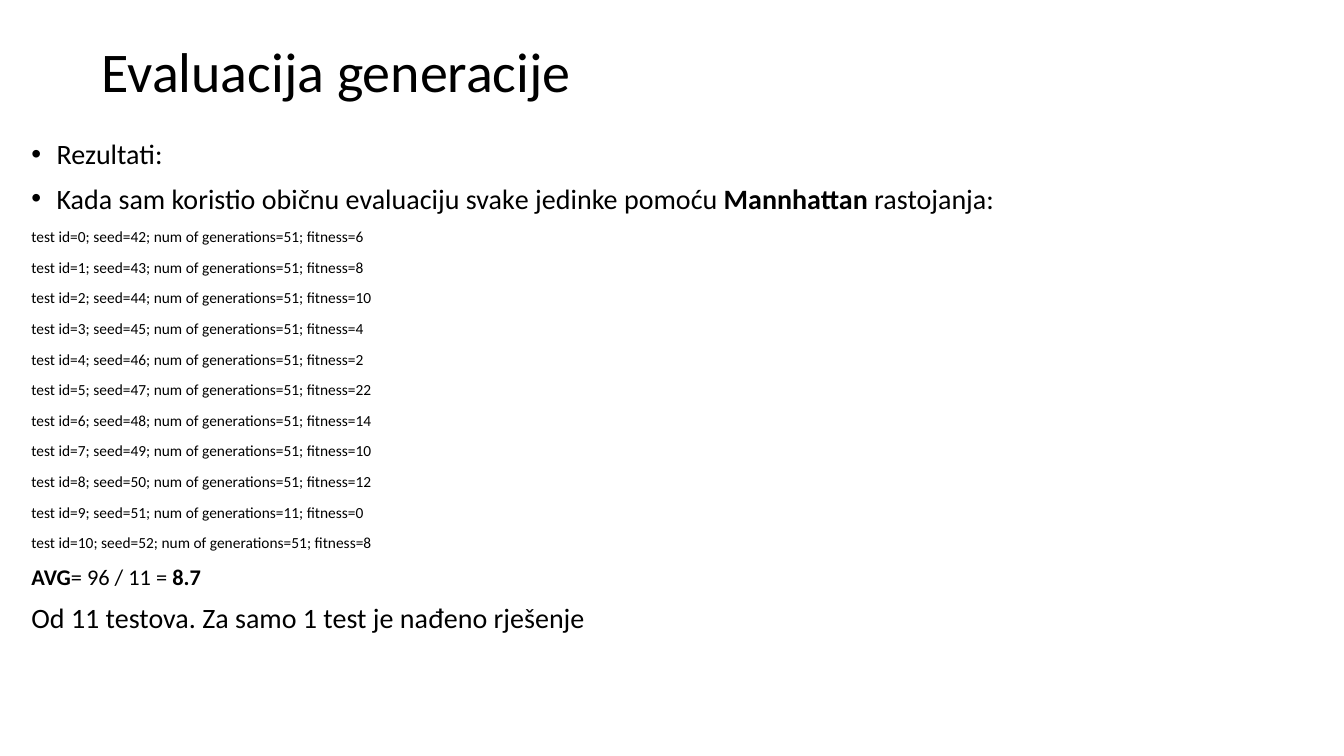
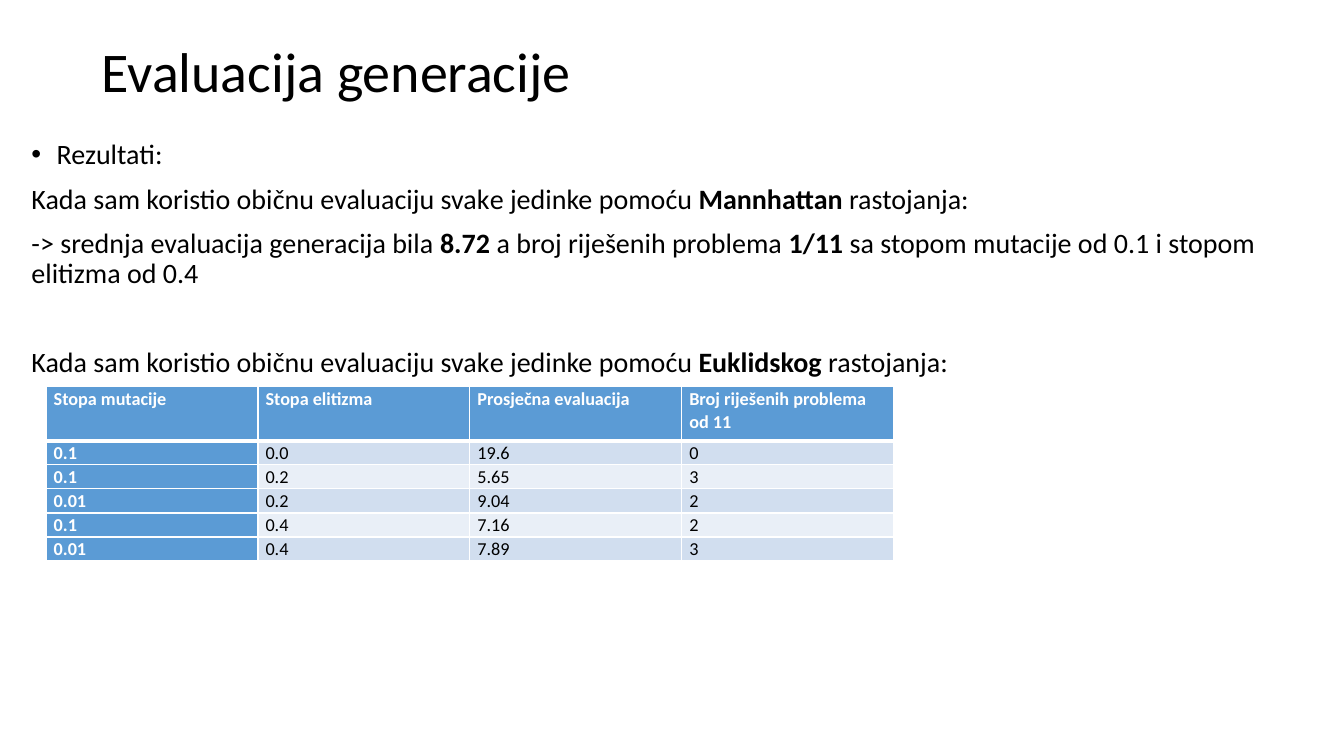
Before and after one commit to LopD/GeneticAlgorithmMazeSolver, a slide deck: slide 14 of Lavirint - Pronalazak izlaza iz lavirinta primenom genetskog.pptx (slide 16 before the commit). Drawn at 1344x756 pixels with LibreOffice and Linux fonts; fonts in the diff are those of the drawing. Boxes give left, top, right and bottom in pixels: in the first picture for what was removed or moved away, otherwise in the second. Text is boxed around its words. In the diff, an @@ line names an element or a change of style, - is before the commit and + after.

```diff
--- a/Lavirint - Pronalazak izlaza iz lavirinta primenom genetskog.pptx
+++ b/Lavirint - Pronalazak izlaza iz lavirinta primenom genetskog.pptx
@@ text at <box>31,189,969,214</box>: bullet • to none @@
@@ text at <box>31,233,1254,377</box>: text changed; size 11 to 20 pt @@
-test id=0; seed=42; num of generations=51; fitness=6
-test id=1; seed=43; num of generations=51; fitness=8
-test id=2; seed=44; num of generations=51; fitness=10
-test id=3; seed=45; num of generations=51; fitness=4
-test id=4; seed=46; num of generations=51; fitness=2
-test id=5; seed=47; num of generations=51; fitness=22
-test id=6; seed=48; num of generations=51; fitness=14
-test id=7; seed=49; num of generations=51; fitness=10
-test id=8; seed=50; num of generations=51; fitness=12
-test id=9; seed=51; num of generations=11; fitness=0
-test id=10; seed=52; num of generations=51; fitness=8
-AVG= 96 / 11 = 8.7
-Od 11 testova. Za samo 1 test je nađeno rješenje
+-> srednja evaluacija generacija bila 8.72 a broj riješenih problema 1/11 sa stopom mutacije od 0.1 i stopom elitizma od 0.4
+Kada sam koristio običnu evaluaciju svake jedinke pomoću Euklidskog rastojanja:
@@ table added at <box>46,386,893,561</box>, 6 rows, 4 columns @@
+Stopa mutacije | Stopa elitizma | Prosječna evaluacija | Broj riješenih problema od 11
+0.1 | 0.0 | 19.6 | 0
+0.1 | 0.2 | 5.65 | 3
+0.01 | 0.2 | 9.04 | 2
+0.1 | 0.4 | 7.16 | 2
+0.01 | 0.4 | 7.89 | 3
```
Also in this commit, not shown: 3 other slides changed, 1 slide added, 3 slides removed, 8 other files.
